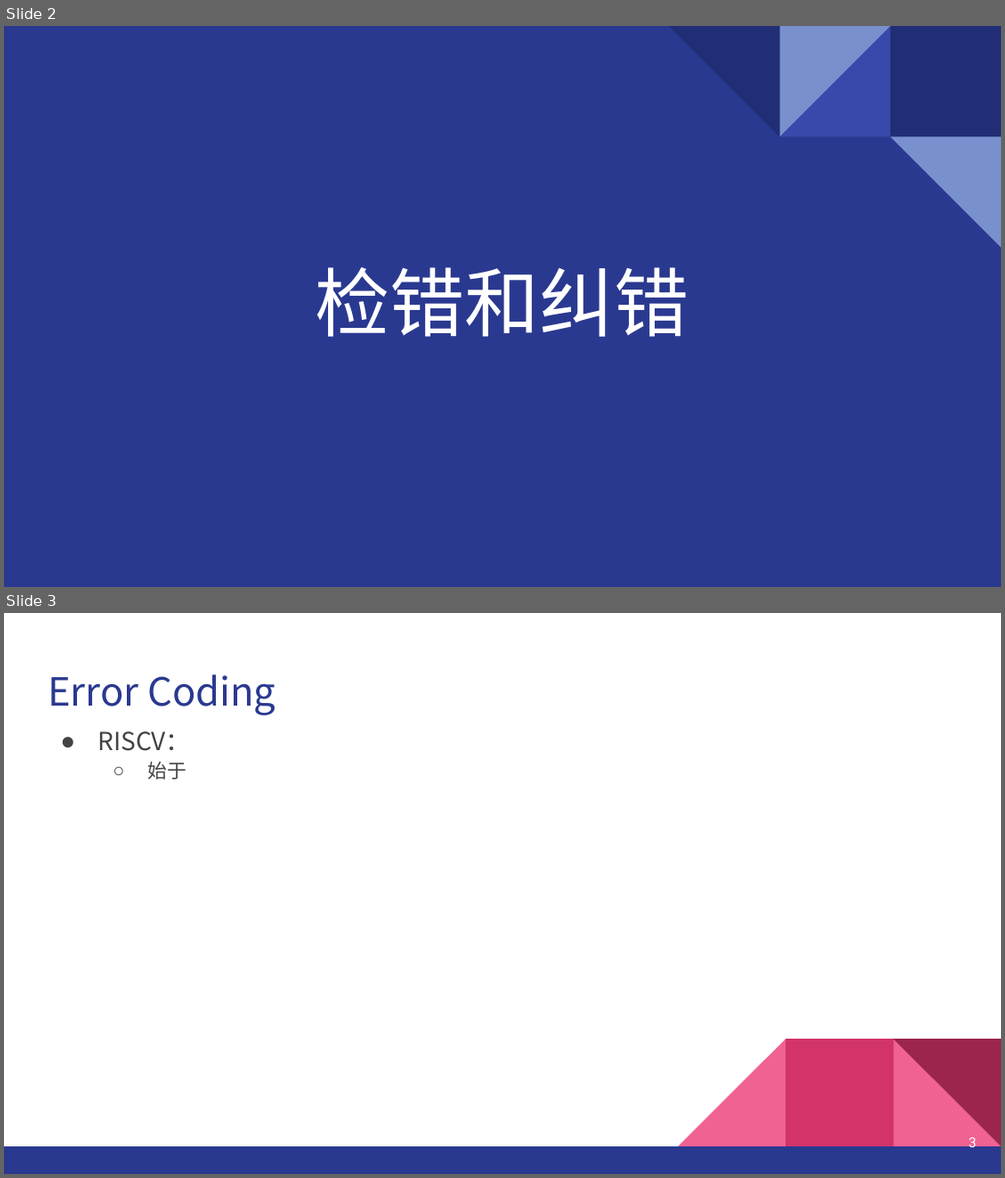
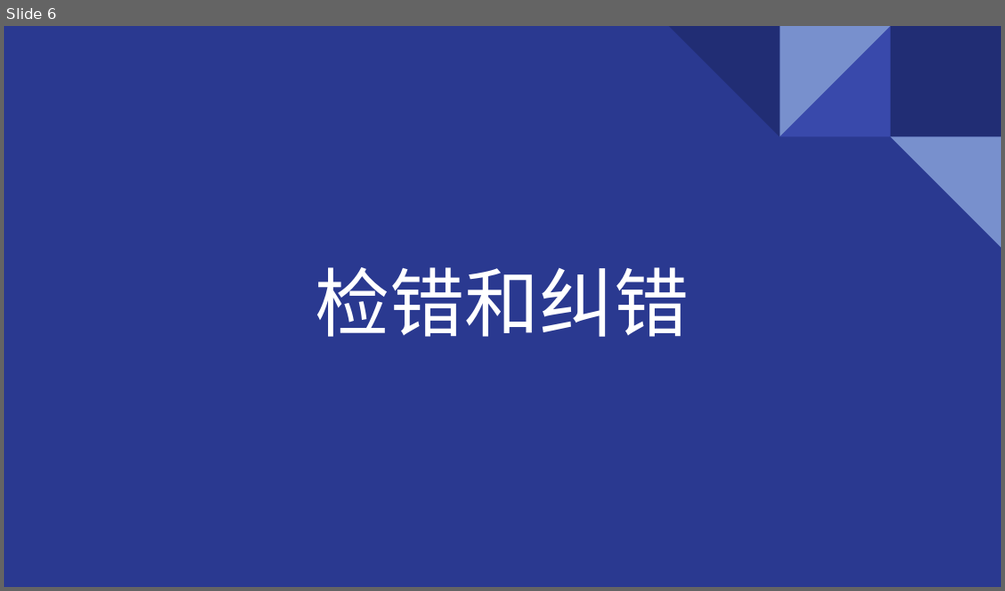
Before and after one commit to GentleBreezeBlow/R4_doc, a slide deck: Report/1-Soft Errors.pptx. Shown one above the other, each under a label of ours: slides 2 and 3 before the commit, slide 6 after it. The pictures are 1005x1178 and 1005x591 pixels, drawn with LibreOffice and Linux fonts; fonts in the diff are those of the drawing. Boxes give left, top, right and bottom in pixels: in the first picture for what was removed or moved away, otherwise in the second. Text is boxed around its words. In the diff, an @@ line names an element or a change of style, - is before the commit and + after.

```diff
--- a/Report/1-Soft Errors.pptx
+++ b/Report/1-Soft Errors.pptx
@@ slide 3 removed at [4, 613, 1001, 1174], background #FFFFFF @@
@@ title removed at [48, 674, 275, 715] @@
-Error Coding
@@ text removed at [97, 731, 191, 779] @@
-● RISCV：
-  ○ 始于
@@ group removed at [4, 1038, 1001, 1174]: 3 right triangles, 2 rectangles @@
@@ page number removed at [969, 1137, 977, 1151] @@
-3
@@ what was slide 2 is now slide 6 @@
```
Also in this commit, not shown: 4 slides added.
